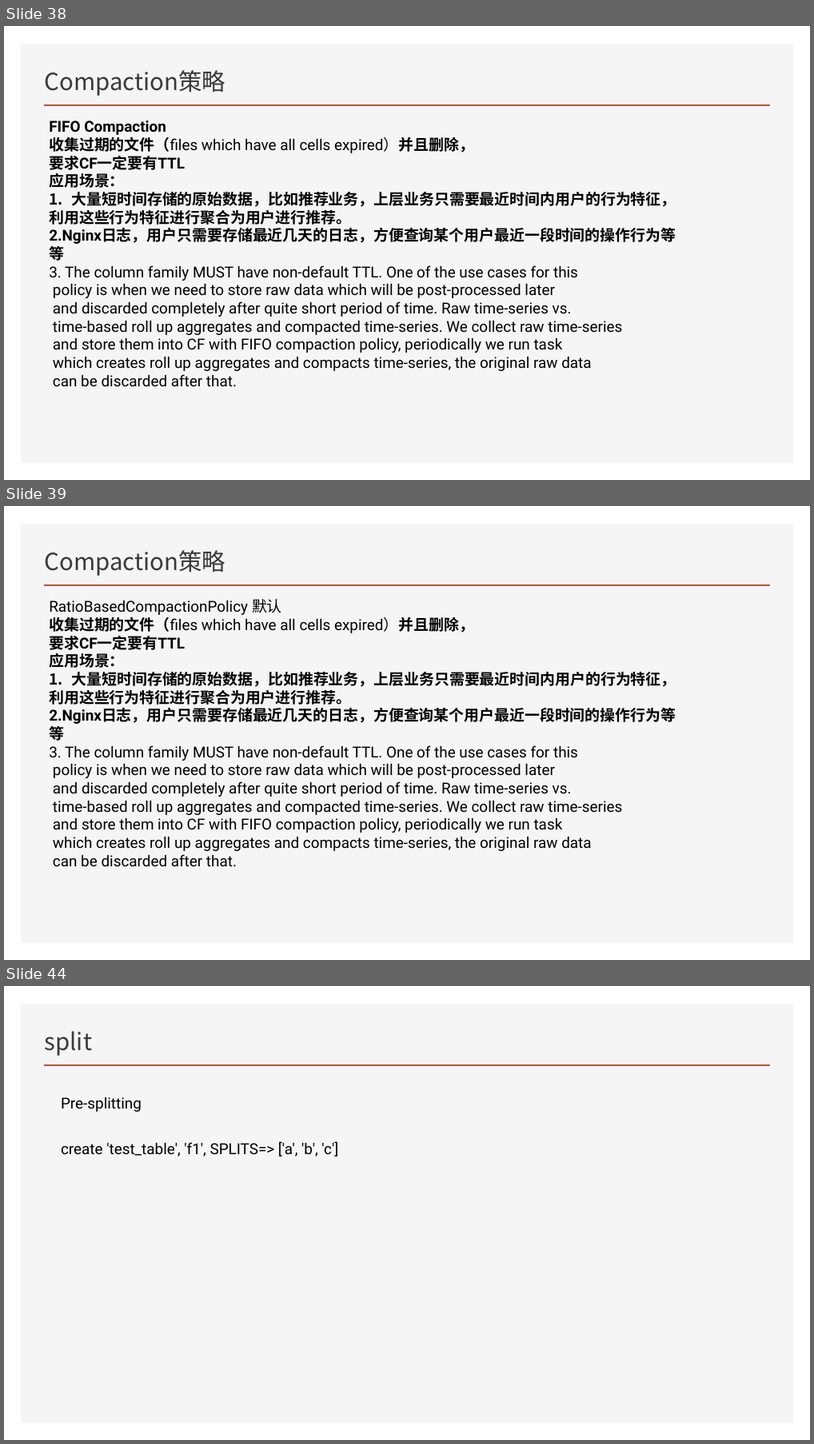
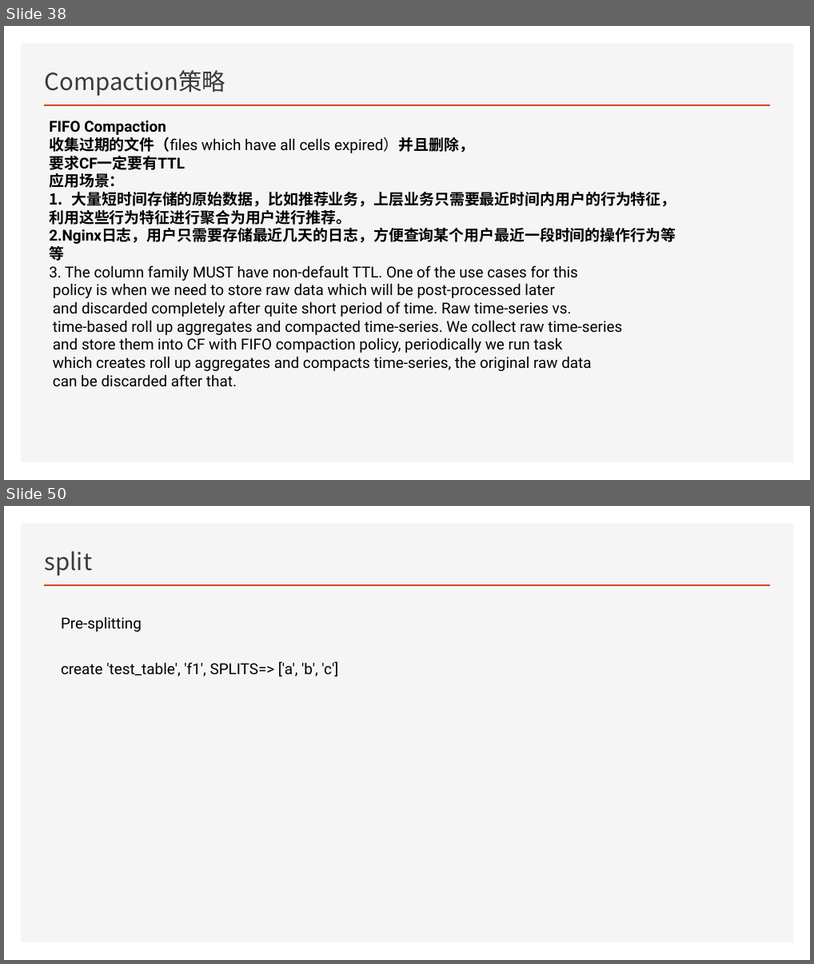
Before and after one commit to Zhangwusheng/Zhangwusheng.github.io, a slide deck: _posts/Hbase基本原理副本.pptx. Shown one above the other, each under a label of ours: slides 38, 39 and 44 before the commit, slides 38 and 50 after it; the slides between them are not shown. The pictures are 814x1444 and 814x964 pixels, drawn with LibreOffice and Linux fonts; fonts in the diff are those of the drawing. Boxes give left, top, right and bottom in pixels: in the first picture for what was removed or moved away, otherwise in the second. Text is boxed around its words. In the diff, an @@ line names an element or a change of style, - is before the commit and + after.

```diff
--- a/_posts/Hbase基本原理副本.pptx
+++ b/_posts/Hbase基本原理副本.pptx
@@ slide 39 removed at (x1=4, y1=506, x2=810, y2=960), background #FFFFFF; not listed: 2 template elements that a slide beside it also shows @@
@@ title removed at (x1=45, y1=550, x2=226, y2=576) @@
-Compaction策略
@@ text removed at (x1=49, y1=599, x2=677, y2=867) @@
-RatioBasedCompactionPolicy 默认
-收集过期的文件（files which have all cells expired）并且删除，
-要求CF一定要有TTL
-应用场景：
-1. 大量短时间存储的原始数据，比如推荐业务，上层业务只需要最近时间内用户的行为特征，
-利用这些行为特征进行聚合为用户进行推荐。
-2.Nginx日志，用户只需要存储最近几天的日志，方便查询某个用户最近一段时间的操作行为等等
-3. The column family MUST have non-default TTL. One of the use cases for this
-policy is when we need to store raw data which will be post-processed later
-and discarded completely after quite short period of time. Raw time-series vs.
-time-based roll up aggregates and compacted time-series. We collect raw time-series
-and store them into CF with FIFO compaction policy, periodically we run task
-which creates roll up aggregates and compacts time-series, the original raw data
-can be discarded after that.
@@ what was slide 44 is now slide 50 @@
```
Also in this commit, not shown: 2 slides changed, 10 slides added, 2 other slides removed, 1 other file.
